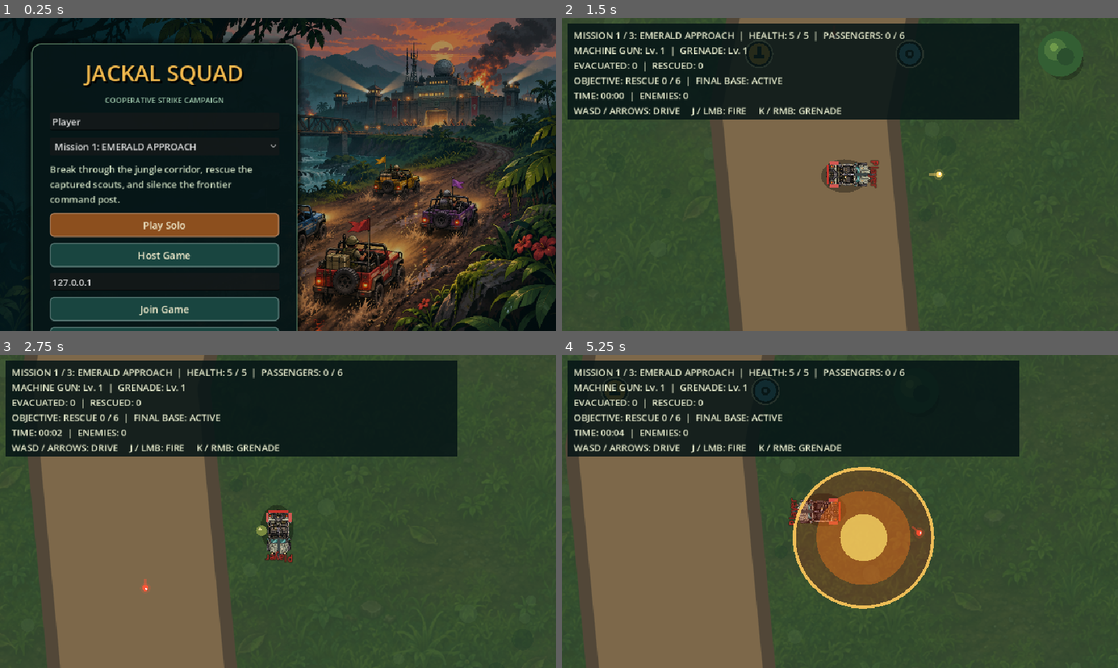
Above: before the commit, frames 1-4 (two rows, left to right).
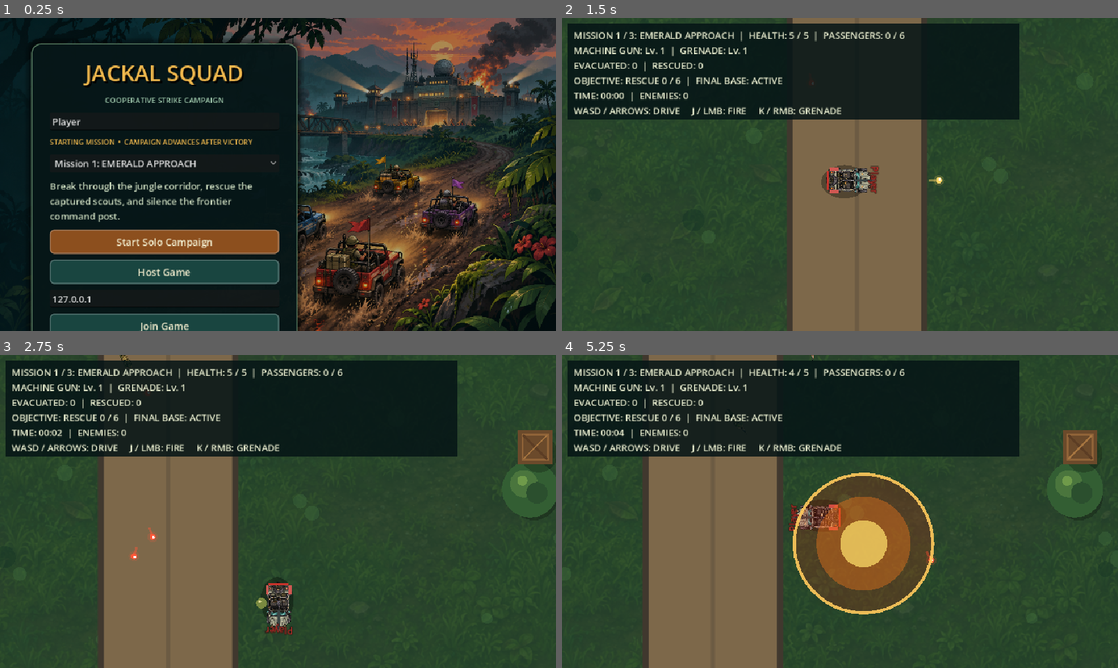
Above: after the commit, the same moments.

Repository: Brolton/Jackal-Squad
Game: Godot game, scene res://scenes/main.tscn
The game is run twice, just before and just after one commit, with the same random seed, the same clock (stepped at 60 frames per second) and the same inputs.
Inputs (mouse positions are in pixels of both pictures, inside the frame that each line leads up to):
- Up to frame 1 (0.25 s): no input
- Up to frame 2 (1.5 s): click "Play Solo" (after the commit: "Start Solo Campaign") at 0.5 s; tap Enter at 1.25 s; move the mouse to (962, 158) at 1.27 s; hold D (move_right) from 1.28 s (still down); hold J (fire_primary) from 1.28 s (still down); click (962, 158) at 1.42 s
- Up to frame 3 (2.75 s): tap Space at 1.52, 2.27 s; move the mouse to (166, 527) at 2.02 s; release D (move_right) at 2.03 s; release J (fire_primary) at 2.03 s; hold S (move_down) from 2.03 s (still down); tap K (fire_secondary) at 2.1 s
- Up to frame 4 (5.25 s): move the mouse to (895, 442) at 2.77 s; release S (move_down) at 2.78 s; hold D (move_right) 2.78-3.53 s; tap Ctrl at 2.85, 5.1 s; move the mouse to (812, 574) at 3.52 s; hold W (move_up) 3.53-4.28 s; tap J (fire_primary) at 3.6 s; click (812, 574) at 3.67 s; tap Space at 3.77, 4.52 s; move the mouse to (1006, 558) at 4.27 s; hold K (fire_secondary) 4.28-5.03 s; hold A (move_left) from 4.28 s (still down); move the mouse to (673, 464) at 5.02 s

The runs differ from the first frame. In frame 1, 14% of the frame differs, in the area x 8-51%, y 38-100%; in frame 2, 15%; in frame 3, 14%; in frame 4, 17%, in the area x 0-100%, y 0-100%.

Commit message:
Rebuild Emerald Approach with branching encounters

Diff:
--- /dev/null
+++ b/scenes/battlefield_decoration.tscn
@@ -0,0 +1,6 @@
+[gd_scene load_steps=2 format=3]
+
+[ext_resource type="Script" path="res://scripts/battlefield_decoration.gd" id="1_decoration"]
+
+[node name="BattlefieldDecoration" type="Node2D"]
+script = ExtResource("1_decoration")
--- /dev/null
+++ b/scripts/battlefield_decoration.gd
@@ -0,0 +1,92 @@
+extends Node2D
+
+var kind: StringName = &"tent"
+var decoration_scale := 1.0
+var _pulse := 0.0
+
+func configure(decoration_kind: StringName, visual_scale: float = 1.0) -> void:
+	kind = decoration_kind
+	decoration_scale = visual_scale
+	scale = Vector2.ONE * decoration_scale
+
+func _ready() -> void:
+	z_index = -1
+	add_to_group("battlefield_decorations")
+	if kind == &"fire":
+		set_process(true)
+	queue_redraw()
+
+func _process(delta: float) -> void:
+	if kind != &"fire":
+		set_process(false)
+		return
+	_pulse += delta
+	queue_redraw()
+
+func _draw() -> void:
+	match kind:
+		&"tent":
+			_draw_tent()
+		&"watchtower":
+			_draw_watchtower()
+		&"bunker":
+			_draw_bunker()
+		&"fire":
+			_draw_fire()
+		&"antenna":
+			_draw_antenna()
+		&"ruins":
+			_draw_ruins()
+		&"barricade":
+			_draw_barricade()
+
+func _draw_tent() -> void:
+	draw_colored_polygon(PackedVector2Array([Vector2(-32, -19), Vector2(32, -19), Vector2(38, 22), Vector2(-38, 22)]), Color(0, 0, 0, 0.28))
+	draw_colored_polygon(PackedVector2Array([Vector2(-30, -22), Vector2(30, -22), Vector2(36, 18), Vector2(-36, 18)]), Color(0.38, 0.42, 0.25))
+	draw_colored_polygon(PackedVector2Array([Vector2(-30, -22), Vector2.ZERO, Vector2(-36, 18)]), Color(0.27, 0.31, 0.19))
+	draw_line(Vector2(0, -22), Vector2(0, 18), Color(0.67, 0.61, 0.37), 3.0)
+	draw_line(Vector2(-28, 14), Vector2(28, 14), Color(0.18, 0.21, 0.14), 3.0)
+
+func _draw_watchtower() -> void:
+	draw_circle(Vector2(5, 7), 30, Color(0, 0, 0, 0.24))
+	for corner in [Vector2(-22, -22), Vector2(22, -22), Vector2(-22, 22), Vector2(22, 22)]:
+		draw_line(corner, corner * 0.55, Color(0.23, 0.18, 0.12), 5.0)
+	draw_rect(Rect2(-22, -22, 44, 44), Color(0.34, 0.26, 0.16))
+	draw_rect(Rect2(-17, -17, 34, 34), Color(0.57, 0.46, 0.28), false, 4.0)
+	draw_circle(Vector2.ZERO, 7, Color(0.12, 0.16, 0.14))
+
+func _draw_bunker() -> void:
+	draw_circle(Vector2(4, 6), 34, Color(0, 0, 0, 0.30))
+	draw_circle(Vector2.ZERO, 32, Color(0.28, 0.30, 0.25))
+	draw_circle(Vector2.ZERO, 24, Color(0.45, 0.45, 0.35))
+	draw_rect(Rect2(-13, -30, 26, 32), Color(0.12, 0.15, 0.14))
+	for angle in range(0, 360, 45):
+		var direction := Vector2.from_angle(deg_to_rad(angle))
+		draw_circle(direction * 27, 5, Color(0.61, 0.52, 0.31))
+
+func _draw_fire() -> void:
+	var glow := 22.0 + sin(_pulse * 7.0) * 3.0
+	draw_circle(Vector2.ZERO, glow, Color(1.0, 0.38, 0.08, 0.12))
+	draw_line(Vector2(-12, -7), Vector2(12, 7), Color(0.22, 0.14, 0.08), 5.0)
+	draw_line(Vector2(12, -7), Vector2(-12, 7), Color(0.22, 0.14, 0.08), 5.0)
+	draw_circle(Vector2.ZERO, 8, Color(0.95, 0.26, 0.05))
+	draw_circle(Vector2(0, -3), 5, Color(1.0, 0.78, 0.20))
+
+func _draw_antenna() -> void:
+	draw_circle(Vector2(4, 7), 25, Color(0, 0, 0, 0.25))
+	draw_circle(Vector2.ZERO, 19, Color(0.26, 0.30, 0.27))
+	draw_arc(Vector2(-2, -2), 16, -1.2, 1.2, 18, Color(0.65, 0.70, 0.61), 4.0)
+	draw_line(Vector2(-2, -2), Vector2(12, -18), Color(0.18, 0.21, 0.20), 4.0)
+	draw_circle(Vector2(12, -18), 3, Color(0.93, 0.34, 0.16))
+
+func _draw_ruins() -> void:
+	draw_rect(Rect2(-37, -27, 78, 58), Color(0, 0, 0, 0.24))
+	draw_colored_polygon(PackedVector2Array([Vector2(-38, -28), Vector2(8, -28), Vector2(8, -17), Vector2(-24, -17), Vector2(-24, 24), Vector2(-38, 24)]), Color(0.36, 0.36, 0.31))
+	draw_colored_polygon(PackedVector2Array([Vector2(16, -6), Vector2(38, -6), Vector2(38, 27), Vector2(-2, 27), Vector2(-2, 16), Vector2(16, 16)]), Color(0.43, 0.41, 0.34))
+	draw_line(Vector2(-31, -21), Vector2(-6, -21), Color(0.62, 0.57, 0.43), 3.0)
+
+func _draw_barricade() -> void:
+	draw_rect(Rect2(-38, -9, 80, 22), Color(0, 0, 0, 0.25))
+	for offset in [-30.0, -10.0, 10.0, 30.0]:
+		draw_line(Vector2(offset - 8, -10), Vector2(offset + 8, 10), Color(0.49, 0.31, 0.16), 5.0)
+		draw_line(Vector2(offset + 8, -10), Vector2(offset - 8, 10), Color(0.62, 0.42, 0.22), 4.0)
--- a/scripts/level.gd
+++ b/scripts/level.gd
@@ -13,6 +13,7 @@
 const GROUND_TEXTURE := preload("res://assets/art/jungle_ground.png")
 const MINE_HAZARD_SCENE := preload("res://scenes/mine_hazard.tscn")
 const PAUSE_MENU_SCENE := preload("res://scenes/pause_menu.tscn")
+const DECORATION_SCENE := preload("res://scenes/battlefield_decoration.tscn")
 
 var map_size := Vector2(1200.0, 3200.0)
 var _layout: Dictionary = {}
@@ -24,6 +25,7 @@
 	queue_redraw()
 	_create_map_collisions()
 	_create_obstacles()
+	_create_decorations()
 	_create_hazards()
 	_create_players_and_enemies()
 	_create_rescue_objects()
@@ -51,10 +53,13 @@
 		tint.a = 0.40
 		draw_circle(patch, rng.randf_range(5.0, 15.0), tint)
 
-	var road := PackedVector2Array(_layout["road"])
 	var road_width := float(_layout["road_width"])
-	draw_polyline(road, Color(0.32, 0.28, 0.22), road_width, true)
-	draw_polyline(road, Color(0.49, 0.41, 0.29), road_width - 34.0, true)
+	var road_paths: Array = _layout.get("roads", [_layout["road"]])
+	for road_points: Array in road_paths:
+		var road := PackedVector2Array(road_points)
+		draw_polyline(road, Color(0.25, 0.22, 0.18), road_width + 16.0, true)
+		draw_polyline(road, Color(0.49, 0.41, 0.29), road_width, true)
+		draw_polyline(road, Color(0.34, 0.29, 0.23, 0.45), 5.0, true)
 	for water_rect: Rect2 in _layout["water"]:
 		draw_rect(water_rect, Color(0.08, 0.27, 0.36))
 		for ripple_x in range(int(water_rect.position.x + 24.0), int(water_rect.end.x), 96):
@@ -97,6 +102,16 @@
 		mine.name = "Mine%02d" % (index + 1)
 		mine.position = _layout["hazards"][index]
 		add_child(mine)
+
+func _create_decorations() -> void:
+	for index in range(_layout.get("decorations", []).size()):
+		var placement: Dictionary = _layout["decorations"][index]
+		var decoration := DECORATION_SCENE.instantiate()
+		decoration.name = "Decoration%02d_%s" % [index + 1, str(placement["kind"])]
+		decoration.configure(placement["kind"], float(placement.get("scale", 1.0)))
+		decoration.position = placement["position"]
+		decoration.rotation = float(placement.get("rotation", 0.0))
+		add_child(decoration)
 
 func _create_players_and_enemies() -> void:
 	var profiles := NetworkSession.players.duplicate(true)
--- a/scripts/level_layouts.gd
+++ b/scripts/level_layouts.gd
@@ -12,29 +12,54 @@
 
 static func _emerald_approach() -> Dictionary:
 	return {
-		"map_size": Vector2(1200.0, 3200.0),
+		"map_size": Vector2(1500.0, 4200.0),
 		"seed": 24681357,
-		"palette": [Color(0.20, 0.31, 0.20), Color(0.28, 0.39, 0.24), Color(0.13, 0.24, 0.16)],
-		"road": [Vector2(600, 3200), Vector2(560, 2780), Vector2(650, 2320), Vector2(520, 1950), Vector2(600, 1620), Vector2(600, 1380), Vector2(690, 1040), Vector2(570, 700), Vector2(630, 350), Vector2(600, 0)],
-		"road_width": 250.0,
-		"water": [Rect2(0, 1420, 1200, 200)],
-		"bridges": [Rect2(510, 1380, 180, 280)],
+		"palette": [Color(0.13, 0.27, 0.18), Color(0.25, 0.43, 0.24), Color(0.07, 0.19, 0.14)],
+		"road": [Vector2(750, 4200), Vector2(750, 3600), Vector2(360, 2960), Vector2(520, 2480), Vector2(720, 1780), Vector2(700, 1500), Vector2(660, 1120), Vector2(760, 620), Vector2(750, 0)],
+		"roads": [
+			[Vector2(750, 4200), Vector2(750, 3600), Vector2(650, 3300), Vector2(360, 3040), Vector2(360, 2790), Vector2(520, 2480), Vector2(720, 1780), Vector2(700, 1500), Vector2(660, 1120), Vector2(760, 620), Vector2(750, 0)],
+			[Vector2(830, 3500), Vector2(1080, 3040), Vector2(1080, 2790), Vector2(960, 2440), Vector2(720, 2050)],
+			[Vector2(520, 2480), Vector2(300, 2280), Vector2(280, 2050), Vector2(470, 1870), Vector2(720, 1780)],
+			[Vector2(720, 1780), Vector2(1180, 1630), Vector2(1180, 1390), Vector2(1210, 1080), Vector2(930, 820), Vector2(760, 620)],
+		],
+		"road_width": 170.0,
+		"water": [Rect2(0, 2820, 1500, 220), Rect2(0, 1420, 1500, 240)],
+		"bridges": [Rect2(280, 2780, 180, 300), Rect2(1000, 2780, 180, 300), Rect2(620, 1380, 180, 320), Rect2(1120, 1380, 180, 320)],
 		"barriers": [
-			{"name": "WestRiverbank", "center": Vector2(255, 1520), "size": Vector2(510, 200)},
-			{"name": "EastRiverbank", "center": Vector2(945, 1520), "size": Vector2(510, 200)},
+			{"name": "LowerWestBank", "center": Vector2(140, 2930), "size": Vector2(280, 220)},
+			{"name": "LowerCenterBank", "center": Vector2(730, 2930), "size": Vector2(540, 220)},
+			{"name": "LowerEastBank", "center": Vector2(1340, 2930), "size": Vector2(320, 220)},
+			{"name": "UpperWestBank", "center": Vector2(310, 1540), "size": Vector2(620, 240)},
+			{"name": "UpperCenterBank", "center": Vector2(960, 1540), "size": Vector2(320, 240)},
+			{"name": "UpperEastBank", "center": Vector2(1400, 1540), "size": Vector2(200, 240)},
 		],
-		"spawns": [Vector2(600, 2860), Vector2(640, 2860), Vector2(600, 2910), Vector2(640, 2910)],
-		"infantry": [Vector2(600, 2500), Vector2(420, 2180), Vector2(800, 1850), Vector2(580, 1640), Vector2(670, 1270), Vector2(390, 930), Vector2(830, 560), Vector2(550, 300)],
+		"spawns": [Vector2(720, 4000), Vector2(780, 4000), Vector2(720, 4060), Vector2(780, 4060)],
+		"infantry": [Vector2(650, 3700), Vector2(850, 3560), Vector2(470, 3380), Vector2(1030, 3300), Vector2(330, 3150), Vector2(1080, 3140), Vector2(540, 2680), Vector2(980, 2520), Vector2(290, 2260), Vector2(480, 2110), Vector2(820, 1950), Vector2(1170, 1810), Vector2(690, 1320), Vector2(1180, 1160), Vector2(520, 960), Vector2(920, 780), Vector2(650, 480), Vector2(820, 310)],
 		"heavy_enemies": [
-			{"name": "Turret01", "type": 1, "position": Vector2(330, 2050)}, {"name": "Tank01", "type": 2, "position": Vector2(760, 1740)},
-			{"name": "Boat01", "type": 3, "position": Vector2(430, 1510)}, {"name": "Boat02", "type": 3, "position": Vector2(770, 1510)},
-			{"name": "Tank02", "type": 2, "position": Vector2(850, 600)}, {"name": "Turret02", "type": 1, "position": Vector2(340, 350)},
+			{"name": "Turret01", "type": 1, "position": Vector2(520, 3450)}, {"name": "Tank01", "type": 2, "position": Vector2(980, 3220)},
+			{"name": "Boat01", "type": 3, "position": Vector2(710, 2930)}, {"name": "Boat02", "type": 3, "position": Vector2(1360, 2930)},
+			{"name": "Turret02", "type": 1, "position": Vector2(230, 2450)}, {"name": "Tank02", "type": 2, "position": Vector2(900, 2200)},
+			{"name": "Turret03", "type": 1, "position": Vector2(1210, 1880)}, {"name": "Boat03", "type": 3, "position": Vector2(420, 1540)},
+			{"name": "Boat04", "type": 3, "position": Vector2(950, 1540)}, {"name": "Tank03", "type": 2, "position": Vector2(1190, 1030)},
+			{"name": "Turret04", "type": 1, "position": Vector2(510, 720)}, {"name": "Tank04", "type": 2, "position": Vector2(810, 390)},
 		],
-		"obstacles": _obstacles_level_one(),
-		"rescues": [Vector2(470, 2330), Vector2(760, 1150)],
-		"extraction": Vector2(600, 220), "base": Vector2(600, 82),
-		"upgrades": [{"type": &"primary", "position": Vector2(500, 2700)}, {"type": &"secondary", "position": Vector2(700, 2700)}],
-		"hazards": [Vector2(430, 2460), Vector2(770, 2120), Vector2(460, 1020), Vector2(750, 740)],
+		"obstacles": _emerald_obstacles(),
+		"rescues": [Vector2(300, 2180), Vector2(1210, 1080)],
+		"extraction": Vector2(750, 245), "base": Vector2(750, 92),
+		"upgrades": [{"type": &"primary", "position": Vector2(550, 3650)}, {"type": &"secondary", "position": Vector2(1080, 2670)}, {"type": &"primary", "position": Vector2(420, 1850)}, {"type": &"secondary", "position": Vector2(930, 820)}],
+		"hazards": [Vector2(620, 3490), Vector2(880, 3410), Vector2(430, 3170), Vector2(1060, 3150), Vector2(570, 2630), Vector2(820, 2350), Vector2(410, 1940), Vector2(1040, 1770), Vector2(570, 1210), Vector2(890, 690)],
+		"decorations": [
+			{"kind": &"barricade", "position": Vector2(610, 3470), "rotation": 0.2}, {"kind": &"watchtower", "position": Vector2(1040, 3360)},
+			{"kind": &"tent", "position": Vector2(230, 2220), "rotation": -0.15}, {"kind": &"tent", "position": Vector2(365, 2130), "rotation": 0.12},
+			{"kind": &"fire", "position": Vector2(300, 2070)}, {"kind": &"antenna", "position": Vector2(190, 2110)}, {"kind": &"barricade", "position": Vector2(470, 2300), "rotation": 0.7},
+			{"kind": &"ruins", "position": Vector2(1030, 2460), "rotation": -0.3}, {"kind": &"bunker", "position": Vector2(770, 1880)},
+			{"kind": &"watchtower", "position": Vector2(1090, 1780)}, {"kind": &"barricade", "position": Vector2(890, 1740), "rotation": -0.4},
+			{"kind": &"tent", "position": Vector2(1160, 1140), "rotation": 0.2}, {"kind": &"tent", "position": Vector2(1290, 1040), "rotation": -0.2},
+			{"kind": &"fire", "position": Vector2(1220, 970)}, {"kind": &"antenna", "position": Vector2(1330, 1160)}, {"kind": &"barricade", "position": Vector2(1050, 1210), "rotation": 0.45},
+			{"kind": &"bunker", "position": Vector2(540, 760)}, {"kind": &"watchtower", "position": Vector2(1020, 650)},
+			{"kind": &"barricade", "position": Vector2(650, 520), "rotation": 0.1}, {"kind": &"barricade", "position": Vector2(860, 520), "rotation": -0.1},
+			{"kind": &"antenna", "position": Vector2(910, 240)}, {"kind": &"bunker", "position": Vector2(590, 300)},
+		],
 	}
 
 static func _flooded_delta() -> Dictionary:
@@ -95,16 +120,28 @@
 		"hazards": [Vector2(930, 3540), Vector2(650, 3270), Vector2(980, 2810), Vector2(610, 2430), Vector2(950, 2010), Vector2(650, 1580), Vector2(940, 1080), Vector2(680, 620)],
 	}
 
-static func _obstacles_level_one() -> Array[Dictionary]:
-	return [
-		{"position": Vector2(260, 2600), "kind": &"tree", "radius": 27.0}, {"position": Vector2(900, 2700), "kind": &"tree", "radius": 30.0},
-		{"position": Vector2(350, 2360), "kind": &"rock", "radius": 20.0}, {"position": Vector2(820, 2200), "kind": &"tree", "radius": 26.0},
-		{"position": Vector2(250, 1990), "kind": &"tree", "radius": 32.0}, {"position": Vector2(930, 1900), "kind": &"rock", "radius": 24.0},
-		{"position": Vector2(300, 1740), "kind": &"crate", "radius": 24.0}, {"position": Vector2(890, 1690), "kind": &"tree", "radius": 30.0},
-		{"position": Vector2(250, 1260), "kind": &"tree", "radius": 29.0}, {"position": Vector2(930, 1120), "kind": &"rock", "radius": 23.0},
-		{"position": Vector2(330, 870), "kind": &"crate", "radius": 26.0}, {"position": Vector2(870, 760), "kind": &"tree", "radius": 32.0},
-		{"position": Vector2(270, 510), "kind": &"rock", "radius": 24.0}, {"position": Vector2(950, 390), "kind": &"tree", "radius": 29.0}, {"position": Vector2(340, 180), "kind": &"tree", "radius": 28.0},
-	]
+static func _emerald_obstacles() -> Array[Dictionary]:
+	var result: Array[Dictionary] = []
+	var rng := RandomNumberGenerator.new()
+	rng.seed = 24681357
+	for index in range(54):
+		var outer_side := index % 2 == 0
+		var x := rng.randf_range(70.0, 330.0) if outer_side else rng.randf_range(1170.0, 1430.0)
+		var kind: StringName = &"tree"
+		if index % 11 == 0:
+			kind = &"crate"
+		elif index % 7 == 0:
+			kind = &"rock"
+		result.append({"position": Vector2(x, rng.randf_range(260.0, 4050.0)), "kind": kind, "radius": rng.randf_range(23.0, 38.0)})
+	for placement in [
+		{"position": Vector2(480, 3740), "kind": &"tree", "radius": 34.0}, {"position": Vector2(1040, 3700), "kind": &"tree", "radius": 32.0},
+		{"position": Vector2(520, 3300), "kind": &"rock", "radius": 25.0}, {"position": Vector2(940, 3300), "kind": &"crate", "radius": 23.0},
+		{"position": Vector2(500, 2550), "kind": &"tree", "radius": 35.0}, {"position": Vector2(1020, 2380), "kind": &"rock", "radius": 27.0},
+		{"position": Vector2(530, 1810), "kind": &"tree", "radius": 34.0}, {"position": Vector2(980, 1260), "kind": &"tree", "radius": 36.0},
+		{"position": Vector2(440, 900), "kind": &"rock", "radius": 26.0}, {"position": Vector2(1080, 560), "kind": &"tree", "radius": 35.0},
+	]:
+		result.append(placement)
+	return result
 
 static func _scatter_obstacles(width: int, height: int, seed_value: int, count_value: int, dominant: StringName) -> Array[Dictionary]:
 	var result: Array[Dictionary] = []
--- a/scripts/main_menu.gd
+++ b/scripts/main_menu.gd
@@ -91,6 +91,12 @@
 	_nickname_input.text = "Player"
 	content.add_child(_nickname_input)
 
+	var mission_label := Label.new()
+	mission_label.text = "STARTING MISSION  •  CAMPAIGN ADVANCES AFTER VICTORY"
+	mission_label.add_theme_font_size_override("font_size", 12)
+	mission_label.add_theme_color_override("font_color", VisualTheme.GOLD)
+	content.add_child(mission_label)
+
 	_mission_selector = OptionButton.new()
 	for index in range(CampaignCatalog.count()):
 		_mission_selector.add_item(
@@ -111,7 +117,7 @@
 	_main_view.add_theme_constant_override("separation", 10)
 	content.add_child(_main_view)
 
-	var solo_button := _make_button("Play Solo")
+	var solo_button := _make_button("Start Solo Campaign")
 	solo_button.pressed.connect(_on_solo_pressed)
 	_main_view.add_child(solo_button)
 
@@ -170,7 +176,7 @@
 	var button := Button.new()
 	button.text = text
 	button.custom_minimum_size = Vector2(0.0, 42.0)
-	VisualTheme.decorate_button(button, text in ["Play Solo", "Start Game"])
+	VisualTheme.decorate_button(button, text in ["Start Solo Campaign", "Start Game"])
 	return button
 
 func _on_mission_selected(index: int) -> void:
--- a/tests/network_smoke.gd
+++ b/tests/network_smoke.gd
@@ -73,7 +73,7 @@
 		if remote_player != null or _departed_positions.has(peer_id):
 			print("PASS: Host observed remote jeep %d." % peer_id)
 			var slot := int(remote_slots[peer_id])
-			var spawn_y := 2860.0 if slot < 2 else 2910.0
+			var spawn_y := float(LevelLayouts.get_layout(0)["spawns"][slot].y)
 			if authoritative_position.y >= spawn_y - 20.0:
 				all_remote_players_moved = false
 		else:
--- a/tests/test_gameplay_polish.gd
+++ b/tests/test_gameplay_polish.gd
@@ -13,7 +13,7 @@
 	current_scene = game
 	await process_frame
 
-	_check(get_nodes_in_group("hazards").size() == 4, "Emerald Approach contains a designed minefield")
+	_check(get_nodes_in_group("hazards").size() == 10, "Emerald Approach contains a designed multi-zone minefield")
 	var mine: Area2D = get_nodes_in_group("hazards")[0]
 	var player: CharacterBody2D = game.get_node("Player_1")
 	var health_before := int(player.get("health"))
--- a/tests/test_level_layouts.gd
+++ b/tests/test_level_layouts.gd
@@ -6,8 +6,8 @@
 	call_deferred("_run_tests")
 
 func _run_tests() -> void:
-	var expected_sizes := [Vector2(1200, 3200), Vector2(1400, 3600), Vector2(1600, 4000)]
-	var minimum_enemy_counts := [14, 20, 23]
+	var expected_sizes := [Vector2(1500, 4200), Vector2(1400, 3600), Vector2(1600, 4000)]
+	var minimum_enemy_counts := [30, 20, 23]
 	for level_index in range(3):
 		var session: Node = root.get_node("NetworkSession")
 		session.call("start_solo", "LayoutTester", level_index)
@@ -23,6 +23,10 @@
 		_check(game.get_node_or_null("ExtractionZone") != null and game.get_node_or_null("FinalBase") != null, "Mission %d has extraction and a command base" % (level_index + 1))
 		var camera: Camera2D = game.get_node("Player_1/Camera2D")
 		_check(camera.limit_right == int(expected_sizes[level_index].x) and camera.limit_bottom == int(expected_sizes[level_index].y), "Mission %d camera follows its world bounds" % (level_index + 1))
+		if level_index == 0:
+			_check(get_nodes_in_group("battlefield_decorations").size() >= 20, "Emerald Approach has dense landmark dressing")
+			var layout := LevelLayouts.get_layout(0)
+			_check(layout["roads"].size() >= 4 and layout["bridges"].size() == 4, "Emerald Approach has branching routes and four bridge choices")
 
 		game.queue_free()
 		await process_frame
--- a/tests/test_milestone1.gd
+++ b/tests/test_milestone1.gd
@@ -14,7 +14,7 @@
 	var player: CharacterBody2D = game.get_node("Player_1")
 	var camera: Camera2D = player.get_node("Camera2D")
 	_check(camera.enabled, "Player camera is enabled")
-	_check(camera.limit_right == 1200 and camera.limit_bottom == 3200, "Camera limits match the finite map")
+	_check(camera.limit_right == int(game.get("map_size").x) and camera.limit_bottom == int(game.get("map_size").y), "Camera limits match the finite map")
 	_check(get_nodes_in_group("enemies").size() >= 4, "The battlefield contains infantry enemies")
 
 	var first_enemy: CharacterBody2D = get_nodes_in_group("enemies")[0]
@@ -23,6 +23,8 @@
 		await physics_frame
 	var distance_after := player.global_position.distance_to(first_enemy.global_position)
 	_check(distance_after < distance_before, "Infantry advances toward the player")
+	for enemy in get_nodes_in_group("enemies"):
+		enemy.set_physics_process(false)
 
 	var initial_position := player.global_position
 	Input.action_press("move_up")
@@ -31,13 +33,13 @@
 	Input.action_release("move_up")
 	_check(player.global_position.y < initial_position.y, "WASD movement accelerates the jeep north")
 
-	player.global_position = Vector2(240.0, 1300.0)
+	player.global_position = Vector2(120.0, 3150.0)
 	player.velocity = Vector2.ZERO
-	Input.action_press("move_down")
-	for _frame in range(70):
+	Input.action_press("move_up")
+	for _frame in range(90):
 		await physics_frame
-	Input.action_release("move_down")
-	_check(player.global_position.y < 1420.0, "The river blocks jeep movement away from the bridge")
+	Input.action_release("move_up")
+	_check(player.global_position.y > 3040.0, "The lower river blocks jeeps away from its two bridges")
 
 	player.global_position = Vector2(60.0, 1050.0)
 	player.velocity = Vector2.ZERO
@@ -47,7 +49,7 @@
 	Input.action_release("move_left")
 	_check(player.global_position.x > 0.0 and player.global_position.x < 60.0, "The west map boundary blocks jeep movement")
 
-	player.global_position = Vector2(600.0, 2860.0)
+	player.global_position = player.get("spawn_position")
 	player.velocity = Vector2.ZERO
 	var player_shots_before := get_nodes_in_group("player_projectiles").size()
 	var firing_position := player.global_position
@@ -91,8 +93,6 @@
 	grenade.call("_explode")
 	_check(damage_target.is_queued_for_deletion(), "Grenade area damage destroys a weakened nearby enemy")
 
-	for enemy in get_nodes_in_group("enemies"):
-		enemy.set_physics_process(false)
 	for enemy_projectile in get_nodes_in_group("enemy_projectiles"):
 		enemy_projectile.queue_free()
 	player.global_position = Vector2(80.0, 3100.0)
Not shown, added: scripts/battlefield_decoration.gd.uid
Not shown, changed: TASKS.md
Not shown, changed: TESTING.md
